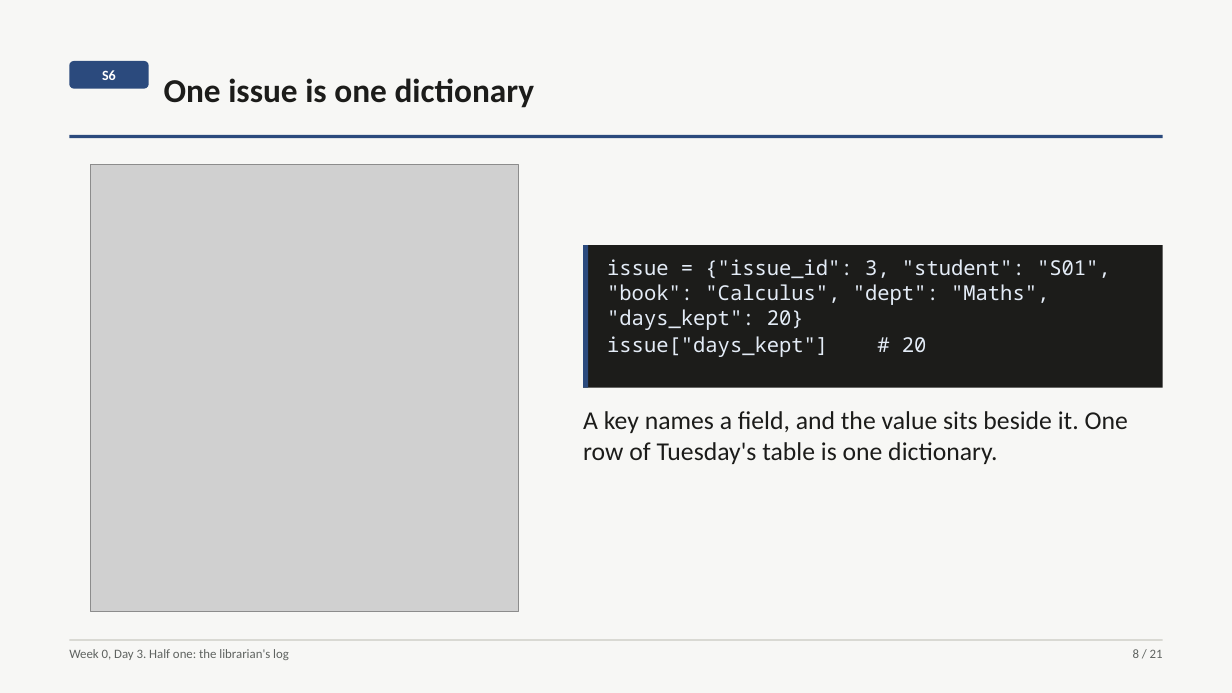
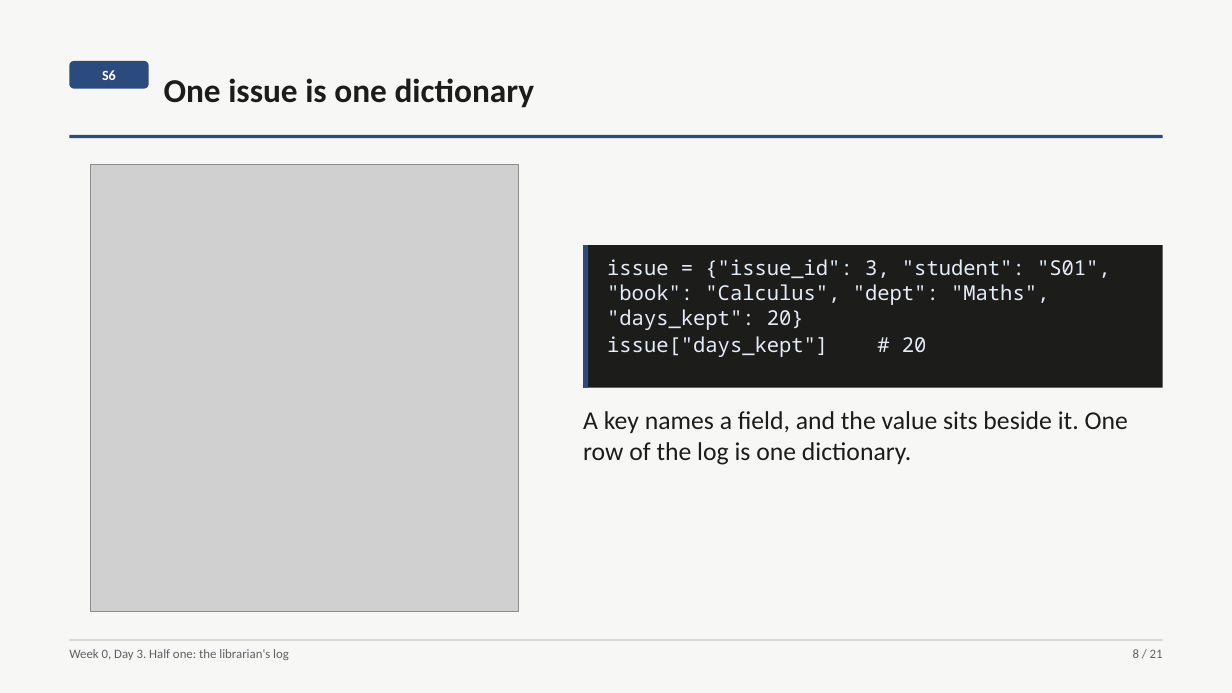
Before and after one commit to fde-academy-lab/c2-content-factory, a slide deck: slide 8 of content/W00/D3/slides/C2_W00_D03_half1_STUDENT.pptx. Drawn at 1232x693 pixels with LibreOffice and Linux fonts; fonts in the diff are those of the drawing; grey boxes stand for pictures. Boxes give left, top, right and bottom in pixels: in the first picture for what was removed or moved away, otherwise in the second. Text is boxed around its words. In the diff, an @@ line names an element or a change of style, - is before the commit and + after.

```diff
--- a/content/W00/D3/slides/C2_W00_D03_half1_STUDENT.pptx
+++ b/content/W00/D3/slides/C2_W00_D03_half1_STUDENT.pptx
@@ text at (583, 411, 1128, 465): text changed @@
-A key names a field, and the value sits beside it. One row of Tuesday's table is one dictionary.
+A key names a field, and the value sits beside it. One row of the log is one dictionary.
```
Also in this commit, not shown: 1 other slide changed, 7 other files.
